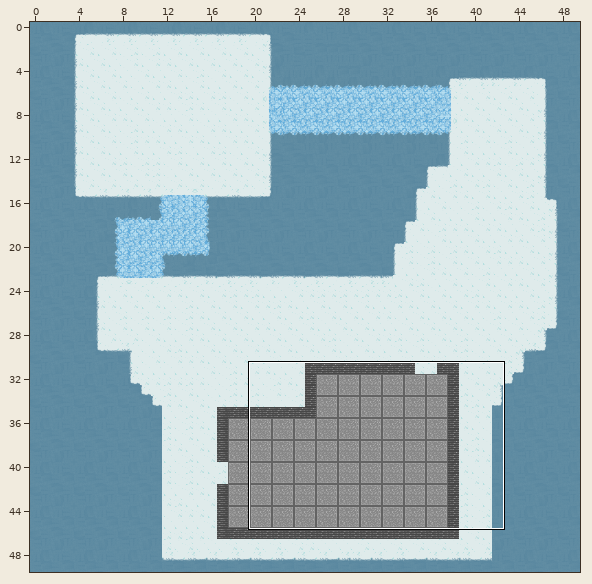
Two states of a Tiled map, assets/maps/snow2.tmx. Above: a wide view before the commit, with the close-up outlined.
Close-up. Earlier state:
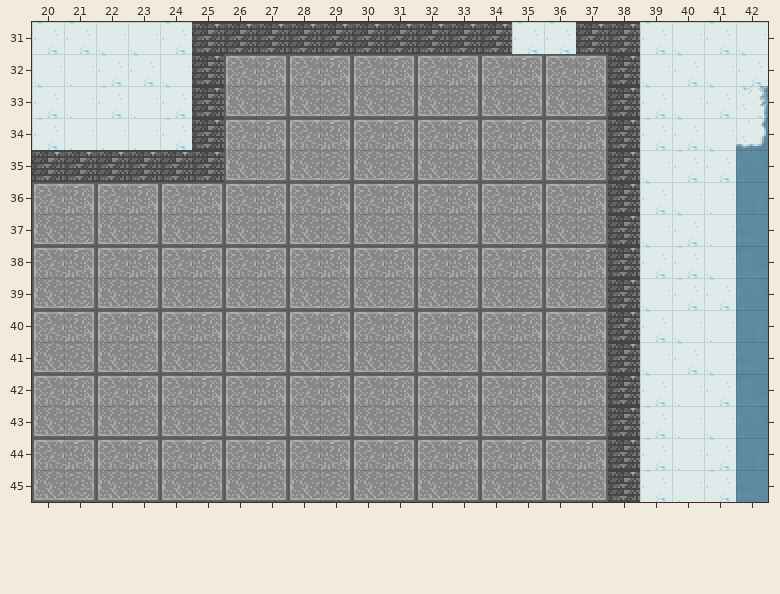
Cells are 16x16 px. Shown: x 20..42, y 31..45.
And afterwards:
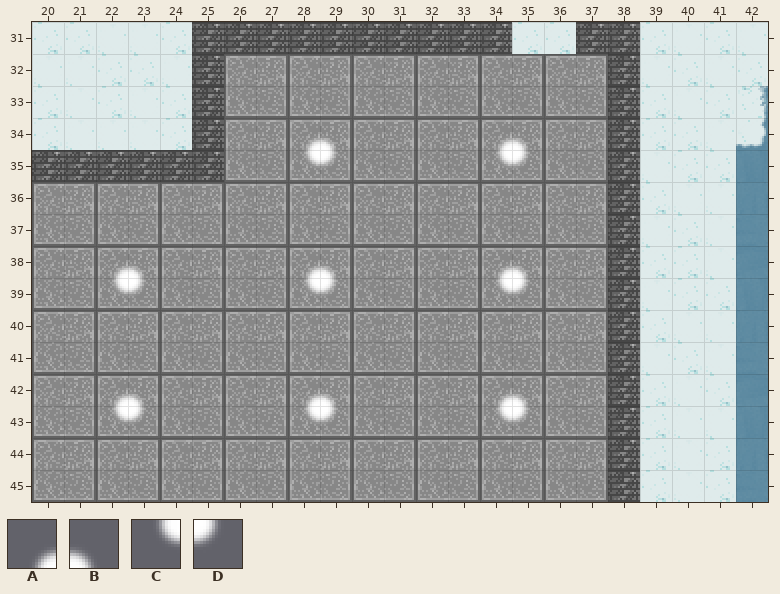
Key: from "tile": A 252, B 253, C 270, D 271.
_ is an empty cell, . an unchanged one.
Tiles of an added or newly shown layer are drawn over the layers below it.
From old to new:
--- layer "lights" (added)
@@ x 28..35 @@
-34 __....__
-35 __....__
+34 AB....AB
+35 CD....CD
@@ x 22..35 @@
-38 __....__....__
-39 __....__....__
+38 AB....AB....AB
+39 CD....CD....CD
@@ x 22..35 @@
-42 __....__....__
-43 __....__....__
+42 AB....AB....AB
+43 CD....CD....CD
